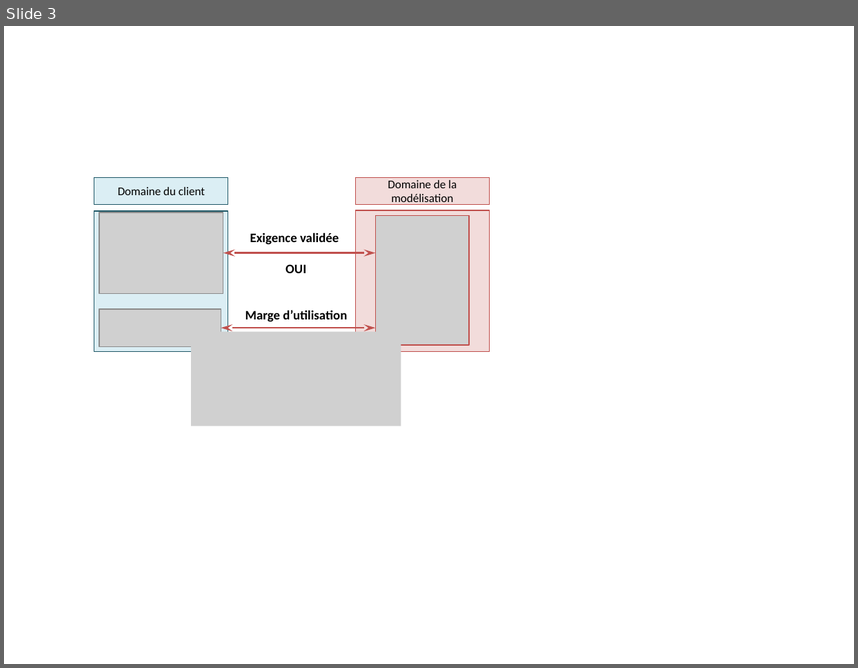
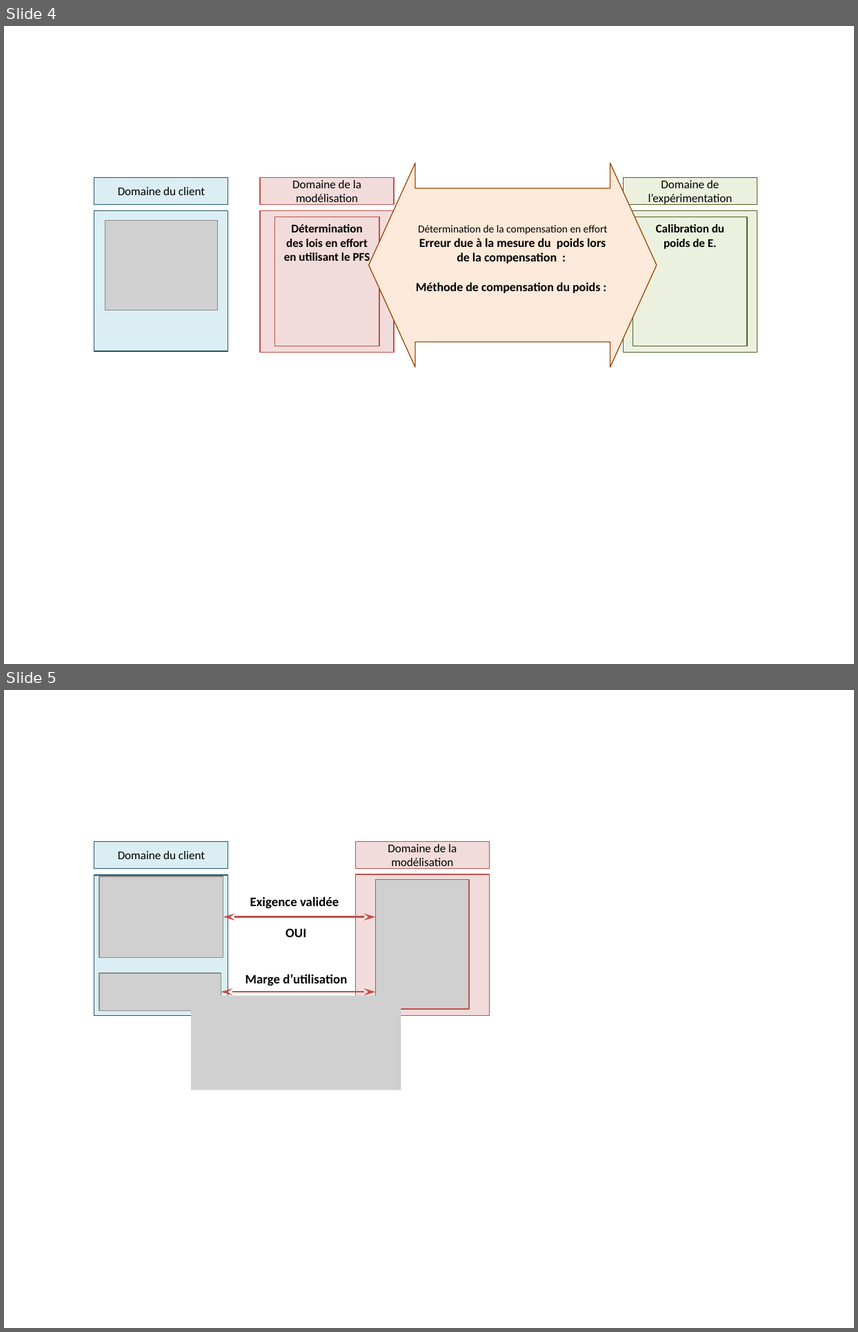
Before and after one commit to xpessoles/Cy_04_PSI_ModelisationDynamique, a slide deck: Revisions_Statique/Fiche_01_Statique_3D_TD_01_MC2E/images/Figures.pptx. Shown one above the other, each under a label of ours: slide 3 before the commit, slides 4 and 5 after it. The pictures are 858x668 and 858x1332 pixels, drawn with LibreOffice and Linux fonts; fonts in the diff are those of the drawing; grey boxes stand for pictures. Boxes give left, top, right and bottom in pixels: in the first picture for what was removed or moved away, otherwise in the second. Text is boxed around its words. In the diff, an @@ line names an element or a change of style, - is before the commit and + after.

```diff
--- a/Revisions_Statique/Fiche_01_Statique_3D_TD_01_MC2E/images/Figures.pptx
+++ b/Revisions_Statique/Fiche_01_Statique_3D_TD_01_MC2E/images/Figures.pptx
@@ slide 4 added at [4, 26, 854, 664], background #FFFFFF @@
@@ left right arrow added at [369, 163, 657, 367], fill #FDEADA, outline #984807 0.75 pt, 10.5 pt, text #000000, bold @@
+Détermination de la compensation en effort
+Erreur due à la mesure du poids lors de la compensation :
+Méthode de compensation du poids :
@@ rectangle added at [94, 177, 228, 203], fill #DBEEF4, outline #215968 0.75 pt, 10 pt, text #000000 @@
+Domaine du client
@@ rectangle added at [260, 177, 393, 203], fill #F2DCDB, outline #C0504D 0.75 pt, 10 pt, text #000000 @@
+Domaine de la modélisation
@@ rectangle added at [623, 177, 756, 203], fill #EBF1DE, outline #4F6228 0.75 pt, 10 pt, text #000000 @@
+Domaine de l’expérimentation
@@ rectangle added at [94, 210, 228, 351], fill #DBEEF4, outline #215968 0.75 pt @@
@@ rectangle added at [260, 210, 393, 352], fill #F2DCDB, outline #C0504D 0.75 pt @@
@@ rectangle added at [623, 210, 756, 352], fill #EBF1DE, outline #4F6228 0.75 pt @@
@@ picture added at [105, 220, 217, 309] @@
@@ rectangle added at [274, 216, 379, 345], fill #F2DCDB, outline #C0504D 0.75 pt, 10 pt, text #000000, bold @@
+Détermination des lois en effort en utilisant le PFS
@@ rectangle added at [633, 216, 747, 345], fill #EBF1DE, outline #4F6228 0.75 pt, 10 pt, text #000000, bold @@
+Calibration du poids de E.
@@ what was slide 3 is now slide 5 @@
```
Also in this commit, not shown: 1 other slide added, 4 other files.
